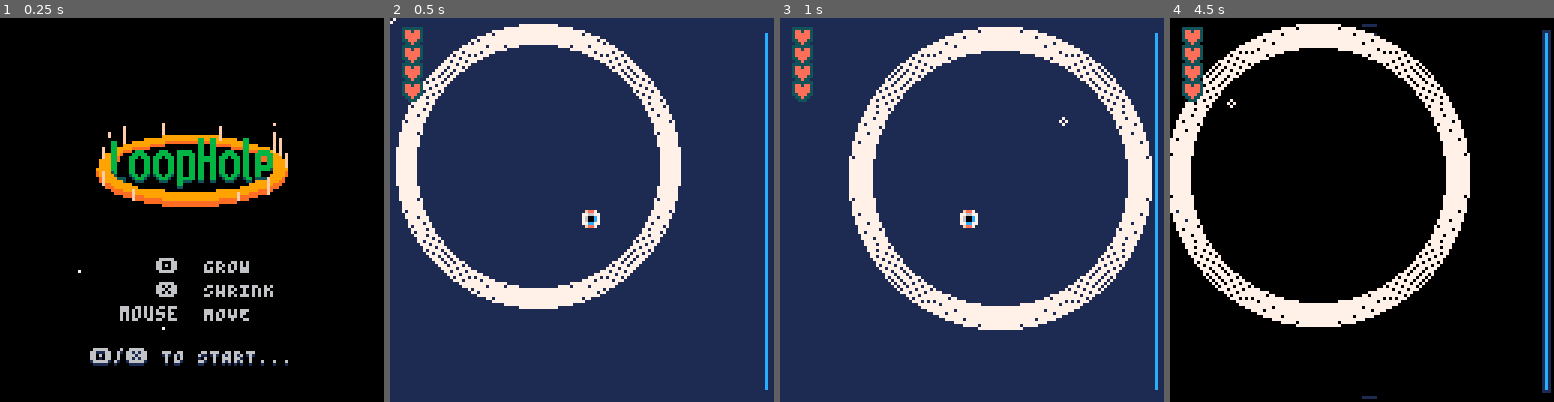
Above: before the commit, frames 1-4 (left to right).
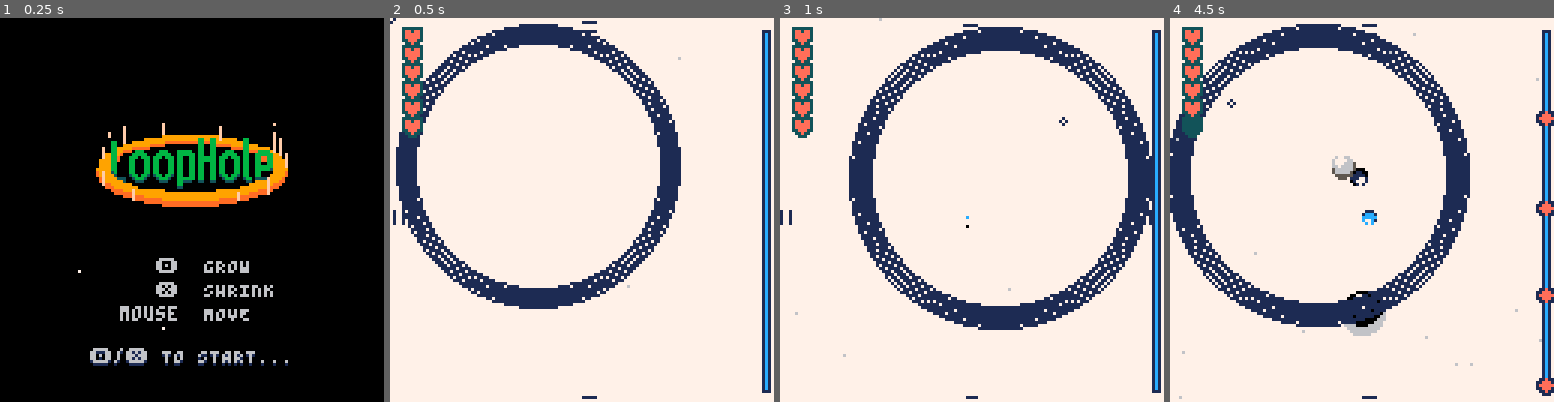
Above: after the commit, the same moments.

Repository: Alfie-Edwards/LoopHole
Game: PICO-8 cartridge loop.p8
Same seed, same stepped clock (60 frames per second), same inputs: the game is played once before the commit and once after it.
Inputs (mouse positions are in pixels of both pictures, inside the frame that each line leads up to):
- Up to frame 1 (0.25 s): no input
- Up to frame 2 (0.5 s): tap X (X key) at 0.33 s
- Up to frame 3 (1 s): click (1060, 121) at 0.67 s; tap O (Z key) at 0.7 s
- Up to frame 4 (4.5 s): tap X (X key) at 1.07, 1.85, 2.97, 4.08 s; click (1216, 267) at 1.22 s; tap O (Z key) every 0.4 s from 1.7 to 4.1 s; click (1277, 114) at 1.77 s; click (1342, 259) at 2.32 s; click (1404, 106) at 2.87 s; click (1465, 256) at 3.42 s; click (1231, 102) at 3.97 s

Frame 1 is identical in both runs. In frame 2, 97% of the frame differs, in the area x 0-100%, y 0-100%; in frame 3, 97%; in frame 4, 97%.

Commit message:
Singlet atoms

Diff:
--- a/loop.p8
+++ b/loop.p8
@@ -52,7 +52,7 @@
 loop_min_r = 6
 loop_nudge_amount = 0.5
 
-loop_max_health = 4
+loop_max_health = 6
 loop_resize_rate = 2.8
 
 paralax_amount = 0.1
@@ -129,7 +129,7 @@
 
 	curios = {}
 
-	timeline_idx = 1
+	timeline_idx = 11
 	t_started_scene = t()
 
 	t_last_damage = 0
--- a/timeline.lua
+++ b/timeline.lua
@@ -799,6 +799,47 @@
 			}
 		},
 	}, _make_dust_spawner(6)),
+	_make_curio_spawner_scene(7,
+	{
+		for_progress(0, 4, 1,
+			function(i, progress)
+				local dist = 30 + progress * 3
+				if i % 4 == 0 then
+					dist = 0
+				end
+				return sprite_curio{
+					a = rnd(1),
+					dist = dist,
+					r = 10 + progress,
+					id = sprite_groups.atom[1 + (i % 4)],
+				}
+			end
+		),
+		for_progress(12, 16, 1,
+			function(i, progress)
+				local dist = 30 + progress * 3
+				if i % 4 == 0 then
+					dist = 0
+				end
+				return sprite_curio{
+					a = rnd(1),
+					dist = dist,
+					r = 10 + progress,
+					id = sprite_groups.atom[1 + (i % 4)],
+				}
+			end
+		),
+		for_progress(20, 28, 3,
+			function(i, progress)
+				return sprite_curio{
+					a = rnd(1),
+					dist = progress * 3,
+					r = progress * 3,
+					id = sprite_groups.atom[1 + (i % 4)],
+				}
+			end
+		),
+	}, _make_dust_spawner(6)),
 	_make_sprite_zoom_scene(7, sprite_index.atom2, 32, 10, -0.5, -0.5),
 	_make_curio_spawner_scene(0,
 	{
@@ -846,7 +887,7 @@
 	}, _make_dust_spawner(6)),
 	_make_curio_spawner_scene(0,
 	{
-		for_progress(0, 8, 1,
+		for_progress(0, 8, 1.5,
 			function(i, progress)
 				return sprite_curio{
 					a = rnd(1),
@@ -888,6 +929,7 @@
 			curios = sprite_curio{
 				x = 0, y = 1,
 				r = 24, id = "ringplanet",
+				flip_x = false, flip_y = false,
 			},
 		},
 		{
@@ -916,7 +958,6 @@
 			curios = sprite_curio{
 				x = -70, y = 50,
 				r = 100, id = "planet",
-				flip_x = false, flip_y = false,
 			},
 		},
 		{
@@ -924,6 +965,7 @@
 			curios = sprite_curio{
 				x = 0.5, y = -2.5,
 				r = 240, id = "ringplanet2",
+				flip_x = false, flip_y = false,
 			},
 		},
 	}, _make_dust_spawner(6)),
